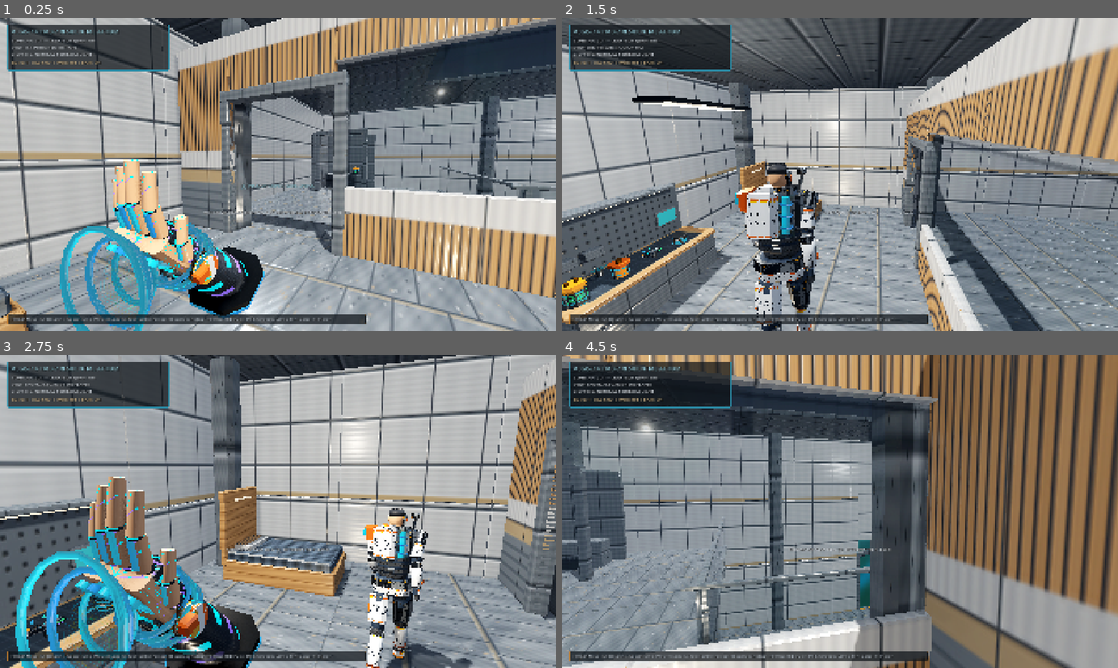
Above: before the commit, frames 1-4 (two rows, left to right).
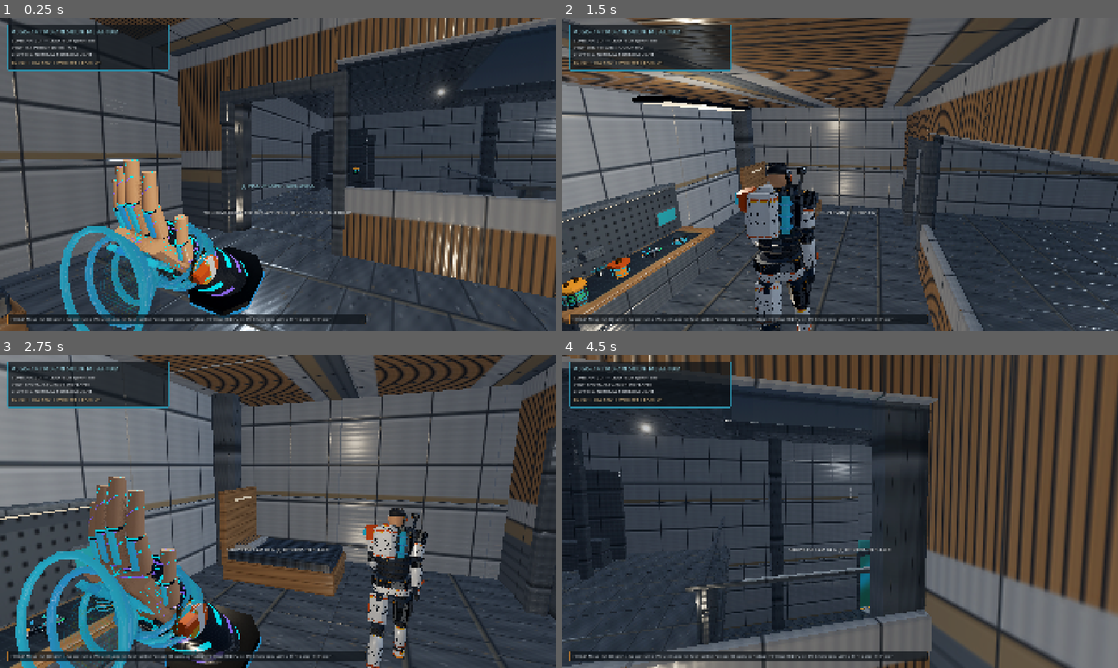
Above: after the commit, the same moments.

Repository: FinalFracture/Aegis-7
Game: Godot game, scene res://scenes/preface/preface_playable_area.tscn
Two runs of this game, one before a commit and one after it. Both use one fixed random seed, a clock stepped at 60 frames per second and the inputs below.
Inputs (mouse positions are in pixels of both pictures, inside the frame that each line leads up to):
- Up to frame 1 (0.25 s): no input
- Up to frame 2 (1.5 s): tap Enter at 0.5 s; move the mouse to (962, 158) at 0.52 s; hold D 0.53-1.28 s; tap Tab at 0.6 s; click (962, 158) at 0.67 s; tap Space at 0.77 s; move the mouse to (812, 174) at 1.27 s; hold W from 1.28 s (still down); tap C at 1.35 s
- Up to frame 3 (2.75 s): keep holding W; tap Space at 1.52 s; move the mouse to (289, 505) at 2.02 s; tap 1 at 2.1 s
- Up to frame 4 (4.5 s): keep holding W; move the mouse to (834, 517) at 2.77 s; tap 2 at 2.85 s; click (834, 517) at 2.92 s; tap Space at 3.02, 3.5, 3.77 s; move the mouse to (878, 514) at 3.52 s; tap 3 at 3.6 s; tap Enter at 4.25 s; move the mouse to (795, 508) at 4.27 s; tap 4 at 4.35 s

The runs differ from the first frame. In frame 1, 84% of the frame differs, in the area x 0-100%, y 0-100%; in frame 2, 80%; in frame 3, 77%; in frame 4, 78%.

Commit message:
fix(lighting): eliminate L2-to-L1 floor shadow bleed and double room shadows ([t16u])

Diff:
--- a/godot/scripts/preface_playable_area.gd
+++ b/godot/scripts/preface_playable_area.gd
@@ -312,6 +312,34 @@
 	return count
 
 
+func _add_architectural_shadow_occluders(parent: Node3D) -> void:
+	var occ_root: Node3D = Node3D.new()
+	occ_root.name = "SectorShadowOccluders"
+	parent.add_child(occ_root)
+	# Hidden SHADOWS_ONLY solid slabs inside the L2 floor and L2/L1 apartment ceilings so
+	# upper-deck characters/props NEVER project shadows onto the L1 atrium floor and
+	# exterior skylight sunlight NEVER leaks through enclosed room ceilings.
+	for cfg: Dictionary in [
+		{"name": "Occ_L2_NorthGallerySlab", "size": Vector3(27.8, 0.30, 7.8), "pos": Vector3(0.0, 4.02, 5.0)},
+		{"name": "Occ_L2_WestAlcoveSlab", "size": Vector3(6.5, 0.30, 7.9), "pos": Vector3(-10.65, 4.02, -2.65)},
+		{"name": "Occ_L2_EastLandingSlab", "size": Vector3(6.5, 0.30, 3.6), "pos": Vector3(10.65, 4.02, -0.50)},
+		{"name": "Occ_L2_EastStairSoffit", "size": Vector3(2.95, 0.28, 6.95), "pos": Vector3(10.65, 2.05, -5.00), "rot_x": -atan2(4.20, 5.60)},
+		{"name": "Occ_Roof_NorthApartments", "size": Vector3(28.0, 0.32, 7.9), "pos": Vector3(0.0, 8.20, 5.0)},
+		{"name": "Occ_Roof_WestWing", "size": Vector3(6.5, 0.32, 7.8), "pos": Vector3(-10.65, 8.20, -2.65)},
+		{"name": "Occ_Roof_EastWing", "size": Vector3(6.5, 0.32, 7.8), "pos": Vector3(10.65, 8.20, -2.65)}
+	]:
+		var mi: MeshInstance3D = MeshInstance3D.new()
+		mi.name = String(cfg["name"])
+		var bm: BoxMesh = BoxMesh.new()
+		bm.size = cfg["size"] as Vector3
+		mi.mesh = bm
+		mi.position = cfg["pos"] as Vector3
+		if cfg.has("rot_x"):
+			mi.rotation = Vector3(float(cfg["rot_x"]), 0.0, 0.0)
+		mi.cast_shadow = GeometryInstance3D.SHADOW_CASTING_SETTING_SHADOWS_ONLY
+		occ_root.add_child(mi)
+
+
 func _add_safety_floor_colliders(parent: Node3D) -> void:
 	var body: StaticBody3D = StaticBody3D.new()
 	body.name = "SectorSafetyFloorColliders"
@@ -357,6 +385,7 @@
 				print("[PrefacePlayableArea] Trimesh colliders: ", n_col)
 	else:
 		push_warning("[PrefacePlayableArea] Sector GLB not found in SECTOR_GLB_PATHS")
+	_add_architectural_shadow_occluders(_arch_container)
 	if not _batch_render:
 		_add_safety_floor_colliders(_arch_container)
 
@@ -442,6 +471,7 @@
 		_fp_wrist_model = _load_glb_scene(_find_first_existing(WRIST_04_PATHS), 0.75)
 		if _fp_wrist_model != null:
 			_fp_wrist_model.name = "Wrist04_NeuralTendonSleeve"
+			_set_tree_cast_shadow(_fp_wrist_model, GeometryInstance3D.SHADOW_CASTING_SETTING_OFF)
 			_fp_wrist_holder.add_child(_fp_wrist_model)
 			_fp_wrist_model.position = Vector3(0.0, -0.18, 0.0)
 			_fp_wrist_holder.position = Vector3(-0.14, -0.12, -0.44)
@@ -598,18 +628,18 @@
 	_task_base.clear()
 
 	# Skylight directional sun angled steeply (-64 deg) through the central atrium skylight opening
-	# with 4-split PSSM cascades & calibrated normal bias so shadows are crisp and artifact-free.
+	# with 4-split PSSM cascades & calibrated normal bias so L2 floor slabs cast solid shadows and never peter-pan.
 	_sun = DirectionalLight3D.new()
 	_sun.name = "AtriumGoldenHourSunlight"
-	_sun.rotation_degrees = Vector3(-64.0, 32.0, 0.0)
+	_sun.rotation_degrees = Vector3(-72.0, -162.0, 0.0)
 	_sun.light_color = Color("#FFF4E0")
 	_sun.light_energy = 0.78
 	_sun.shadow_enabled = true
 	_sun.directional_shadow_mode = DirectionalLight3D.SHADOW_PARALLEL_4_SPLITS
 	_sun.directional_shadow_max_distance = 45.0
-	_sun.shadow_bias = 0.04
-	_sun.shadow_normal_bias = 1.8
-	_sun.shadow_blur = 1.5
+	_sun.shadow_bias = 0.015
+	_sun.shadow_normal_bias = 1.0
+	_sun.shadow_blur = 1.2
 	_lights_container.add_child(_sun)
 
 	_fill = DirectionalLight3D.new()
@@ -628,15 +658,17 @@
 	rprobe.box_projection = true
 	rprobe.intensity = 0.65
 	rprobe.ambient_mode = ReflectionProbe.AMBIENT_ENVIRONMENT
+	rprobe.update_mode = ReflectionProbe.UPDATE_ONCE
 	_lights_container.add_child(rprobe)
 
-	# Physical ceiling luminaires + clean room lighting (non-overlapping hero lights cast soft shadows; bounce fills have shadow_enabled = false).
+	# Physical ceiling luminaires + clean room lighting (OmniLight3D shadow_enabled = false so rooms never have 2 competing sets of shadows
+	# or cast L2 character shadows down through floor slabs onto L1).
 	for l_cfg: Dictionary in [
-		{"name": "Apt201_Workbench_TaskLight", "pos": Vector3(-8.45, 7.55, 6.20), "col": Color("#F5E2C4"), "e": 0.92, "r": 9.8, "sh": true, "sz": Vector2(1.40, 0.36)},
+		{"name": "Apt201_Workbench_TaskLight", "pos": Vector3(-8.45, 7.55, 6.20), "col": Color("#F5E2C4"), "e": 0.88, "r": 9.8, "sh": false, "sz": Vector2(1.40, 0.36)},
 		{"name": "Apt202_Desk_TaskLight", "pos": Vector3(9.80, 7.55, 6.20), "col": Color("#F5E2C4"), "e": 0.85, "r": 9.5, "sh": false, "sz": Vector2(1.40, 0.36)},
 		{"name": "Stairwell_Landing_SafetyLight", "pos": Vector3(10.40, 7.80, -1.60), "col": Color("#EDE0C8"), "e": 0.85, "r": 11.0, "sh": false, "sz": Vector2(1.20, 0.32)},
 		{"name": "Room1A_Lounge_Light", "pos": Vector3(-8.20, 3.62, 5.80), "col": Color("#F5E2C4"), "e": 0.84, "r": 9.5, "sh": false, "sz": Vector2(1.40, 0.36)},
-		{"name": "Room1B_Substation_ServiceBayLight", "pos": Vector3(4.80, 3.62, 5.80), "col": Color("#EAE6DC"), "e": 0.95, "r": 10.8, "sh": true, "sz": Vector2(1.50, 0.38)},
+		{"name": "Room1B_Substation_ServiceBayLight", "pos": Vector3(4.80, 3.62, 5.80), "col": Color("#EAE6DC"), "e": 0.90, "r": 10.8, "sh": false, "sz": Vector2(1.50, 0.38)},
 		{"name": "Atrium_Midhead_BounceFill", "pos": Vector3(0.0, 7.85, -2.20), "col": Color("#EBF0F5"), "e": 0.74, "r": 16.0, "sh": false, "sz": Vector2(2.20, 0.45)}
 	]:
 		var lpos: Vector3 = l_cfg["pos"] as Vector3
@@ -660,6 +692,27 @@
 		_task_lights.append(omni)
 		_task_base.append({"col": lcol, "e": l_cfg["e"]})
 
+	# Single downward ceiling SpotLight3D for enclosed rooms (APT 201 & Room 1B) with floor-clamped range (3.55m)
+	# so interior props cast exactly 1 clean downward shadow and never reach any lower deck.
+	for s_cfg: Dictionary in [
+		{"name": "Apt201_CeilingDownSpot", "pos": Vector3(-8.45, 7.55, 6.40), "col": Color("#F5E2C4"), "e": 0.42, "r": 3.50, "ang": 62.0},
+		{"name": "Room1B_CeilingDownSpot", "pos": Vector3(4.80, 3.62, 5.80), "col": Color("#EAE6DC"), "e": 0.42, "r": 3.60, "ang": 64.0}
+	]:
+		var sp: SpotLight3D = SpotLight3D.new()
+		sp.name = String(s_cfg["name"])
+		sp.position = s_cfg["pos"] as Vector3
+		sp.rotation_degrees = Vector3(-90.0, 0.0, 0.0)
+		sp.light_color = s_cfg["col"] as Color
+		sp.light_energy = float(s_cfg["e"])
+		sp.spot_range = float(s_cfg["r"])
+		sp.spot_angle = float(s_cfg["ang"])
+		sp.spot_angle_attenuation = 0.85
+		sp.shadow_enabled = true
+		sp.shadow_bias = 0.02
+		sp.shadow_normal_bias = 1.0
+		sp.shadow_blur = 1.4
+		_lights_container.add_child(sp)
+
 
 func _set_emergency_lighting(on: bool) -> void:
 	_emergency = on
@@ -682,6 +735,18 @@
 # ------------------------------------------------------------------------------
 # Materials (BUG-07 guard + [t3u] emission)
 # ------------------------------------------------------------------------------
+func _set_tree_cast_shadow(root: Node3D, mode: GeometryInstance3D.ShadowCastingSetting) -> void:
+	if root == null:
+		return
+	var st: Array[Node] = [root]
+	while not st.is_empty():
+		var c: Node = st.pop_back()
+		if c is GeometryInstance3D:
+			(c as GeometryInstance3D).cast_shadow = mode
+		for ch: Node in c.get_children():
+			st.append(ch)
+
+
 func _upgrade_sector_materials(root: Node3D, emission_mult: float = 0.65) -> void:
 	var stack: Array[Node] = [root]
 	var to_convert: Array[ImporterMeshInstance3D] = []
@@ -726,7 +791,7 @@
 		if curr is MeshInstance3D:
 			var mi: MeshInstance3D = curr as MeshInstance3D
 			if mi.mesh != null and mi.mesh.get_surface_count() > 0:
-				mi.cast_shadow = GeometryInstance3D.SHADOW_CASTING_SETTING_ON
+				var has_opaque_surface: bool = false
 				for s_idx: int in range(mi.mesh.get_surface_count()):
 					var mat: Material = mi.get_active_material(s_idx)
 					if mat is StandardMaterial3D:
@@ -745,24 +810,31 @@
 								smat.emission_energy_multiplier = emission_mult * 0.8
 							else:
 								smat.emission_enabled = false
-							mi.cast_shadow = GeometryInstance3D.SHADOW_CASTING_SETTING_OFF
-						elif mname.contains("amber") or mname.contains("hazard"):
-							smat.emission_enabled = true
-							smat.albedo_color = COLOR_AMBER
-							smat.emission = COLOR_AMBER
-							smat.emission_energy_multiplier = emission_mult
-						elif mname.contains("cyan") or mname.contains("emerald") or mname.contains("uv"):
-							smat.emission_enabled = true
-							smat.albedo_color = COLOR_CYAN
-							smat.emission = COLOR_CYAN
-							smat.emission_energy_multiplier = emission_mult
-						elif smat.emission_enabled or smat.emission_texture != null:
-							smat.emission_enabled = true
-							if smat.emission_texture != null:
-								smat.emission = Color(1.0, 1.0, 1.0, 1.0)
-								smat.emission_operator = BaseMaterial3D.EMISSION_OP_MULTIPLY
-							smat.emission_energy_multiplier = emission_mult
+						else:
+							has_opaque_surface = true
+							if mname.contains("amber") or mname.contains("hazard"):
+								smat.emission_enabled = true
+								smat.albedo_color = COLOR_AMBER
+								smat.emission = COLOR_AMBER
+								smat.emission_energy_multiplier = emission_mult
+							elif mname.contains("cyan") or mname.contains("emerald") or mname.contains("uv"):
+								smat.emission_enabled = true
+								smat.albedo_color = COLOR_CYAN
+								smat.emission = COLOR_CYAN
+								smat.emission_energy_multiplier = emission_mult
+							elif smat.emission_enabled or smat.emission_texture != null:
+								smat.emission_enabled = true
+								if smat.emission_texture != null:
+									smat.emission = Color(1.0, 1.0, 1.0, 1.0)
+									smat.emission_operator = BaseMaterial3D.EMISSION_OP_MULTIPLY
+								smat.emission_energy_multiplier = emission_mult
 						mi.set_surface_override_material(s_idx, smat)
+					else:
+						has_opaque_surface = true
+				if has_opaque_surface:
+					mi.cast_shadow = GeometryInstance3D.SHADOW_CASTING_SETTING_DOUBLE_SIDED
+				else:
+					mi.cast_shadow = GeometryInstance3D.SHADOW_CASTING_SETTING_OFF
 		for ch: Node in curr.get_children():
 			mstack.append(ch)
 
@@ -1400,7 +1472,16 @@
 			_trigger_rfid_pulse()
 		70:
 			_save_qa_png("qa_f5_hud_3rd_person.png")
-		72:
+			# Alcove 2C / L2 West Gallery looking down at the L1 atrium floor (matching Jared [t16u] angle).
+			_third_person = false
+			_player_body.global_position = Vector3(-9.20, 4.25, -1.80)
+			_player_body.velocity = Vector3.ZERO
+			_player_body.rotation_degrees = Vector3(0.0, -118.0, 0.0)
+			_pitch = deg_to_rad(-24.0)
+			_apply_view_mode()
+		82:
+			_save_qa_png("qa_f5_hud_alcove2c_atrium_lookdown.png")
+		84:
 			print("[PrefacePlayableArea] F5 HUD capture complete.")
 			get_tree().quit(0)
 
Binary file changed: godot/assets/models/preface_residential_sector.glb
Not shown, changed: assets/src/patch_residential_sector_generator.py
